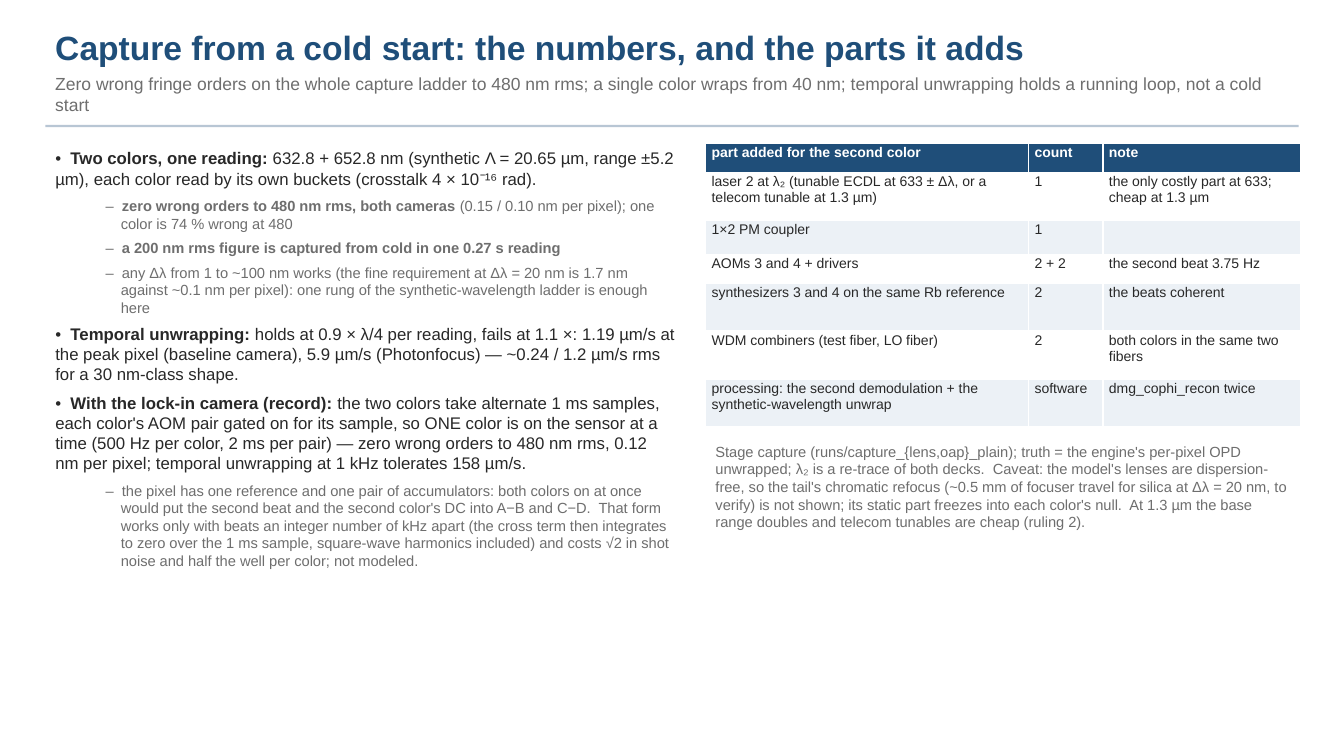
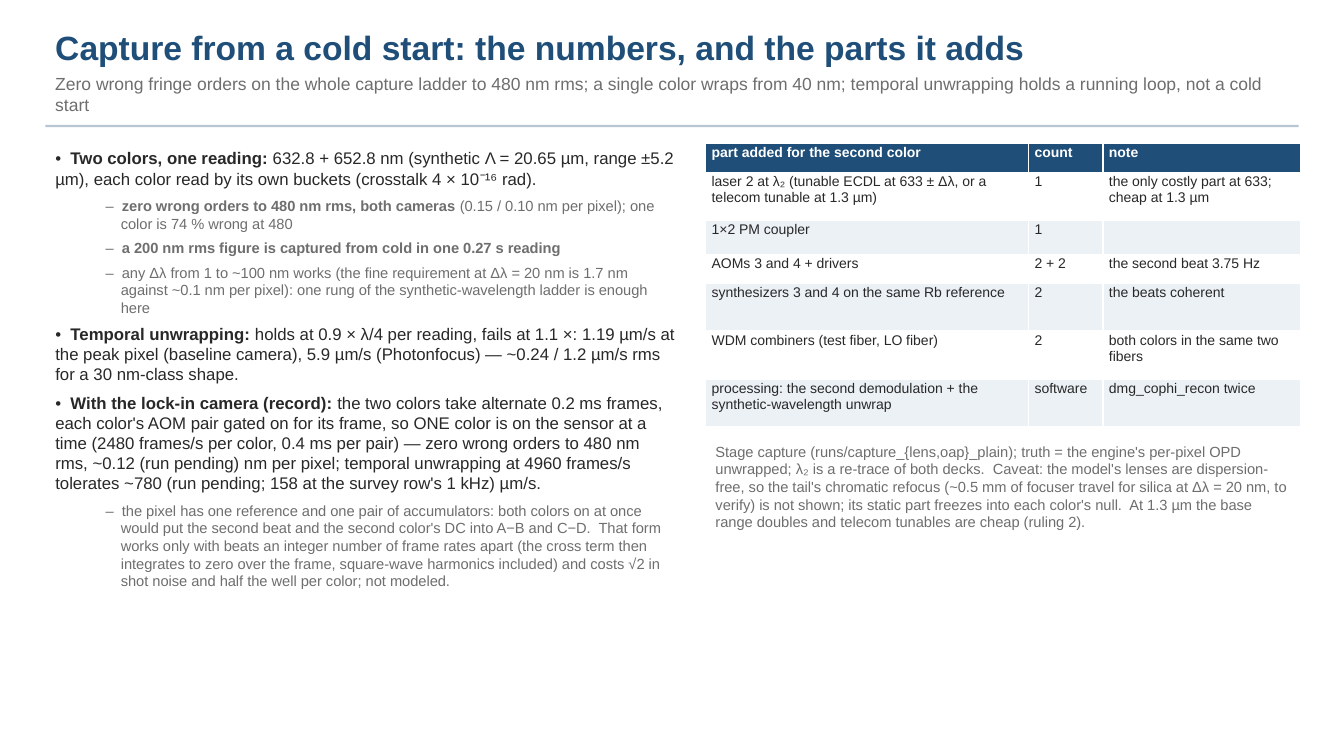
Before and after one commit to nasa-jpl/macos, a slide deck: slide 18 of demo_session/deck_cophi.pptx. Drawn at 1344x756 pixels with LibreOffice and Linux fonts; fonts in the diff are those of the drawing. Boxes give left, top, right and bottom in pixels: in the first picture for what was removed or moved away, otherwise in the second. Text is boxed around its words. In the diff, an @@ line names an element or a change of style, - is before the commit and + after.

```diff
--- a/demo_session/deck_cophi.pptx
+++ b/demo_session/deck_cophi.pptx
@@ text at [55, 397, 663, 589]: text changed @@
-• With the lock-in camera (record): the two colors take alternate 1 ms samples, each color's AOM pair gated on for its sample, so ONE color is on the sensor at a time (500 Hz per color, 2 ms per pair) — zero wrong orders to 480 nm rms, 0.12 nm per pixel; temporal unwrapping at 1 kHz tolerates 158 µm/s.
-– the pixel has one reference and one pair of accumulators: both colors on at once would put the second beat and the second color's DC into A−B and C−D. That form works only with beats an integer number of kHz apart (the cross term then integrates to zero over the 1 ms sample, square-wave harmonics included) and costs √2 in shot noise and half the well per color; not modeled.
+• With the lock-in camera (record): the two colors take alternate 0.2 ms frames, each color's AOM pair gated on for its frame, so ONE color is on the sensor at a time (2480 frames/s per color, 0.4 ms per pair) — zero wrong orders to 480 nm rms, ~0.12 (run pending) nm per pixel; temporal unwrapping at 4960 frames/s tolerates ~780 (run pending; 158 at the survey row's 1 kHz) µm/s.
+– the pixel has one reference and one pair of accumulators: both colors on at once would put the second beat and the second color's DC into A−B and C−D. That form works only with beats an integer number of frame rates apart (the cross term then integrates to zero over the frame, square-wave harmonics included) and costs √2 in shot noise and half the well per color; not modeled.
```
Also in this commit, not shown: 15 other slides changed, 12 other files.
